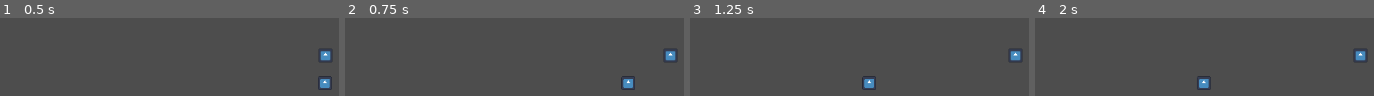
Above: before the commit, frames 1-4 (left to right).
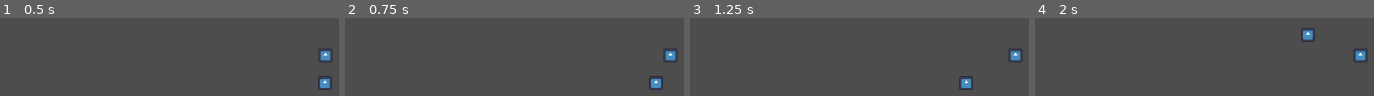
Above: after the commit, the same moments.

Repository: TheRubeThing/LudumDate54
Game: Godot game, scene res://Assets/Levels/game_world.tscn
Two runs of this game, one before a commit and one after it. Both use one fixed random seed, a clock stepped at 60 frames per second and the inputs below. The engine's default icon, where the game draws it, is replaced by a stand-in: a white triangle on a blue panel in a dark square.
Inputs:
- Up to frame 1 (0.5 s): no input
- Up to frame 2 (0.75 s): tap Enter at 0.5 s; hold Right (ui_right) from 0.53 s (still down)
- Up to frame 3 (1.25 s): keep holding Right (ui_right)
- Up to frame 4 (2 s): release Right (ui_right) at 1.28 s; hold Down (ui_down) from 1.28 s (still down)

Frame 1 is identical in both runs. In frame 2, 1.0% of the frame differs, in the area x 81-94%, y 74-93%; in frame 3, 1.0%; in frame 4, 1.1%, in the area x 47-83%, y 12-93%.

Commit message:
Player movement

Diff:
--- a/Player.gd
+++ b/Player.gd
@@ -1,20 +1,21 @@
 extends CharacterBody2D
 
 
-const SPEED = 300.0
-const JUMP_VELOCITY = -400.0
+const SPEED = 100.0
 
 
 func _physics_process(delta):
 
-
-
 	# Get the input direction and handle the movement/deceleration.
 	# As good practice, you should replace UI actions with custom gameplay actions.
-	var direction = Input.get_axis("ui_left", "ui_right")
-	if direction:
-		velocity.x = direction * SPEED
+	var direction_x = Input.get_axis("ui_left", "ui_right")
+	var direction_y = Input.get_axis("ui_up", "ui_down")
+
+	if direction_x || direction_y:
+		velocity.x = direction_x * SPEED
+		velocity.y = direction_y * SPEED
 	else:
 		velocity.x = move_toward(velocity.x, 0, SPEED)
+		velocity.y = move_toward(velocity.y, 0, SPEED)
 
 	move_and_slide()
